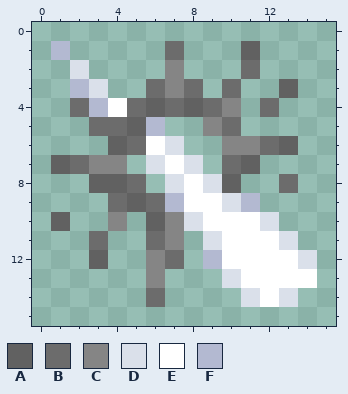
Pixel-art sprite: files/ui_gfx/gun_actions/delayed_damage.png. This is how it looked before the edit.
The file is 16x16 pixels.
Palette (. is transparent): A #616161  B #6c6c6c  C #858585  D #dae0ea  E #ffffff  F #b3b9d1
Pixels before, first column x 1:
 1 F.....B...A...
 2 .D....C...B...
 3 .FD..BCB.B..A.
 4 .BFEBABABC.B..
 5 ..BBAF..CB....
 6 ...ABED..CCBA.
 7 ABCC.DED.BA...
 8 ..AAB.DEDA..B.
 9 ...BABFEEDF...
10 A..C.ACDEEED..
11 ..B..BC.DEEED.
12 ..A..CB.FEEEED
13 .....C...DEEEE
14 .....B....DED.
The result:
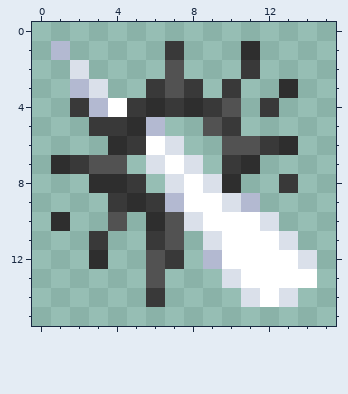
Diff:
colour A: #616161 -> #2e2e2e
colour B: #6c6c6c -> #393939
colour C: #858585 -> #525252
Changed places in both pictures, as pixel boxes (x1, y1, x2, y2):
changed: (51, 41, 298, 307)
